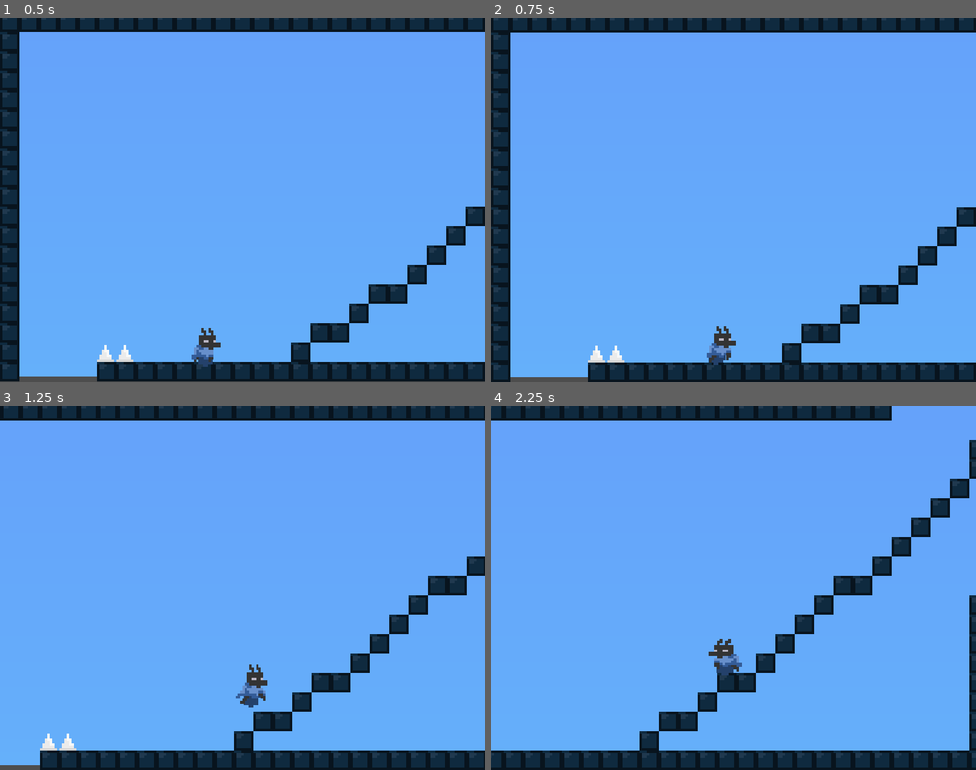
Above: before the commit, frames 1-4 (two rows, left to right).
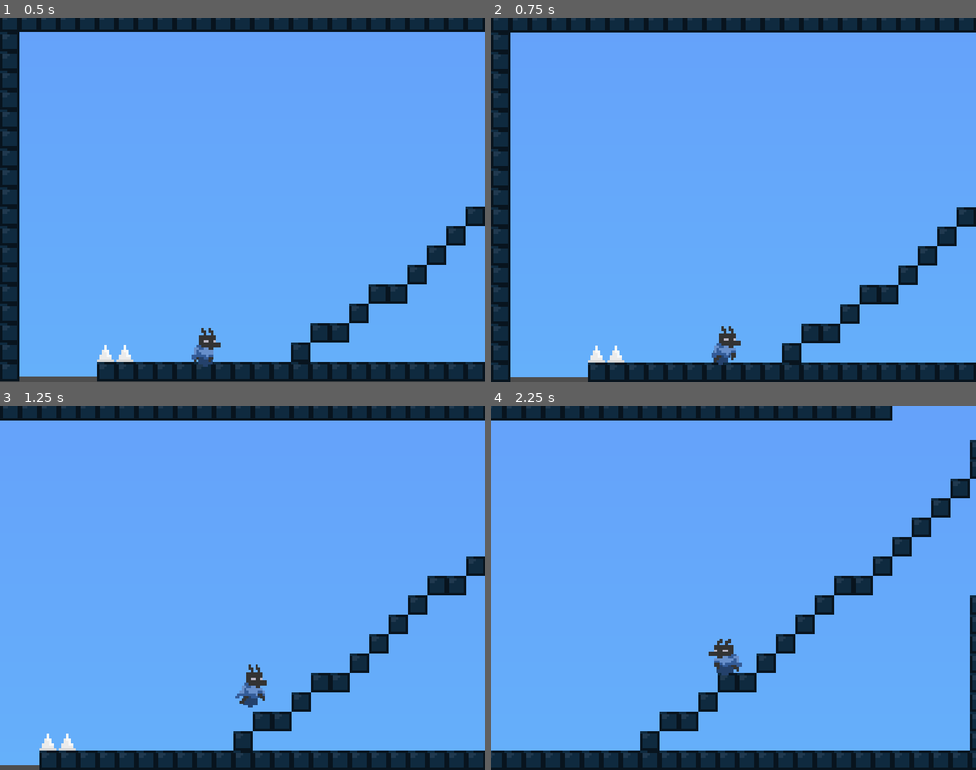
Above: after the commit, the same moments.

Repository: leafcabral/leafs-arcade
Game: Godot game, scene res://main/game_root.tscn
The game is run twice, just before and just after one commit, with the same random seed, the same clock (stepped at 60 frames per second) and the same inputs.
Inputs:
- Up to frame 1 (0.5 s): no input
- Up to frame 2 (0.75 s): hold Right (move_right) from 0.53 s (still down); tap S (crouch) at 0.6 s
- Up to frame 3 (1.25 s): keep holding Right (move_right); tap Space (jump) at 0.77, 0.8, 1.07 s
- Up to frame 4 (2.25 s): tap Space (jump) at 1.35, 1.52, 1.82 s; tap S (crouch) at 1.55, 2.1 s; release Right (move_right) at 2.03 s; hold Left (move_left) from 2.03 s (still down)

Frame 1 is identical in both runs. In frame 2, 0.3% of the frame differs, in the area x 44-52%, y 84-96%; in frame 3, 0.8%; in frame 4, 1.0%, in the area x 0-100%, y 0-100%.

Commit message:
feat(tower_of_lmao): add crouch jump delay
Make player "uncrouch" when on air.

Temporarily remove ability to walk when crouched.

Diff:
--- a/5-tower-of-lmao/common/components/platformer_movement_2d.gd
+++ b/5-tower-of-lmao/common/components/platformer_movement_2d.gd
@@ -7,6 +7,7 @@
 signal hit_floor
 signal crouched
 signal got_up
+signal crouch_jump_charged
 
 @export var disabled := false
 @export var input_move_left := &"move_left"
@@ -28,6 +29,7 @@
 
 @export_group("Crouching")
 @export_range(0, 1, 0.01) var crouching_speed_scale := 0.5
+@export_range(0, 3, 0.01, "or_greater") var crouch_jump_delay_max := 0.5
 @export_range(1, 2, 0.1, "or_greater") var crouch_jump_scale := 1.0
 @export_range(0, 2, 0.01, "or_greater") var crouch_jump_buffer_max := 0.1
 
@@ -38,10 +40,13 @@
 
 var velocity := Vector2.ZERO
 var x_direction := 0.0
+var crouch_jump_ready := false
 
 var jump_buffer := 0.0
 var coyote_jump_buffer := 0.0
 var crouch_jump_buffer := 0.0
+
+var crouch_jump_delay := 0.0
 
 var is_walking := false
 var is_jumping := false:
@@ -210,7 +215,7 @@
 		(hold_to_jump and Input.is_action_pressed(input_jump))
 	)
 
-	_crouch_pressed = Input.is_action_pressed(input_crouch)
+	_crouch_pressed = Input.is_action_pressed(input_crouch) and not is_airbourne
 
 
 func _update_timers(delta: float) -> void:
@@ -218,9 +223,17 @@
 		jump_buffer = jump_buffer_max
 	if parent.is_on_floor():
 		coyote_jump_buffer = coyote_jump_buffer_max
-	if _crouch_pressed:
-		crouch_jump_buffer = crouch_jump_buffer_max
-
-	jump_buffer = max(0, jump_buffer - delta)
-	coyote_jump_buffer = max(0, coyote_jump_buffer - delta)
-	crouch_jump_buffer = max(0, crouch_jump_buffer - delta)
+	if _crouch_pressed and parent.is_on_floor():
+		crouch_jump_delay = minf(crouch_jump_delay_max, crouch_jump_delay + delta)
+		if crouch_jump_delay == crouch_jump_delay_max:
+			if not crouch_jump_ready:
+				crouch_jump_charged.emit()
+				crouch_jump_ready = true
+			crouch_jump_buffer = crouch_jump_buffer_max
+	else:
+		crouch_jump_delay = 0
+		crouch_jump_ready = false
+
+	jump_buffer = maxf(0, jump_buffer - delta)
+	coyote_jump_buffer = maxf(0, coyote_jump_buffer - delta)
+	crouch_jump_buffer = maxf(0, crouch_jump_buffer - delta)
--- a/5-tower-of-lmao/entities/player/player.gd
+++ b/5-tower-of-lmao/entities/player/player.gd
@@ -25,9 +25,9 @@
 func update_sprite_animation() -> void:
 	if movement_controller.is_airbourne:
 		sprite.play("jump")
-	elif movement_controller.is_walking and movement_controller.is_crouching:
+	elif velocity.x and movement_controller.is_crouching:
 		sprite.play("crouch-walk")
-	elif movement_controller.is_walking:
+	elif velocity.x:
 		sprite.play("walk")
 	elif movement_controller.is_crouching:
 		sprite.play("crouch")
@@ -74,6 +74,8 @@
 
 
 func _on_platformer_movement_2d_got_up() -> void:
+	cape.modulate = Color.WHITE
+	sprite.modulate = Color.WHITE
 	normal_collision_box.set_deferred("disabled", false)
 	await get_tree().process_frame
 	crouch_collision_box.set_deferred("disabled", true)
@@ -83,3 +85,8 @@
 	crouch_collision_box.set_deferred("disabled", false)
 	await get_tree().process_frame
 	normal_collision_box.set_deferred("disabled", true)
+
+
+func _on_platformer_movement_2d_crouch_jump_charged() -> void:
+	cape.modulate = Color.GREEN
+	sprite.modulate = Color.GREEN
--- a/5-tower-of-lmao/entities/player/player.tscn
+++ b/5-tower-of-lmao/entities/player/player.tscn
@@ -238,7 +238,6 @@
 max_speed = 400.0
 jump_height = 128.0
 time_to_peak = 0.4
-crouching_speed_scale = 0.3
 crouch_jump_scale = 1.5
 metadata/_custom_type_script = "uid://4s62gvwpjvxj"
 
@@ -250,6 +249,7 @@
 distance_between = 40.0
 metadata/_custom_type_script = "uid://fmpoq8my4dhh"
 
+[connection signal="crouch_jump_charged" from="PlatformerMovement2D" to="." method="_on_platformer_movement_2d_crouch_jump_charged"]
 [connection signal="crouched" from="PlatformerMovement2D" to="." method="_on_platformer_movement_2d_crouched"]
 [connection signal="got_up" from="PlatformerMovement2D" to="." method="_on_platformer_movement_2d_got_up"]
 [connection signal="hit_floor" from="PlatformerMovement2D" to="." method="_on_platformer_movement_2d_hit_floor"]
